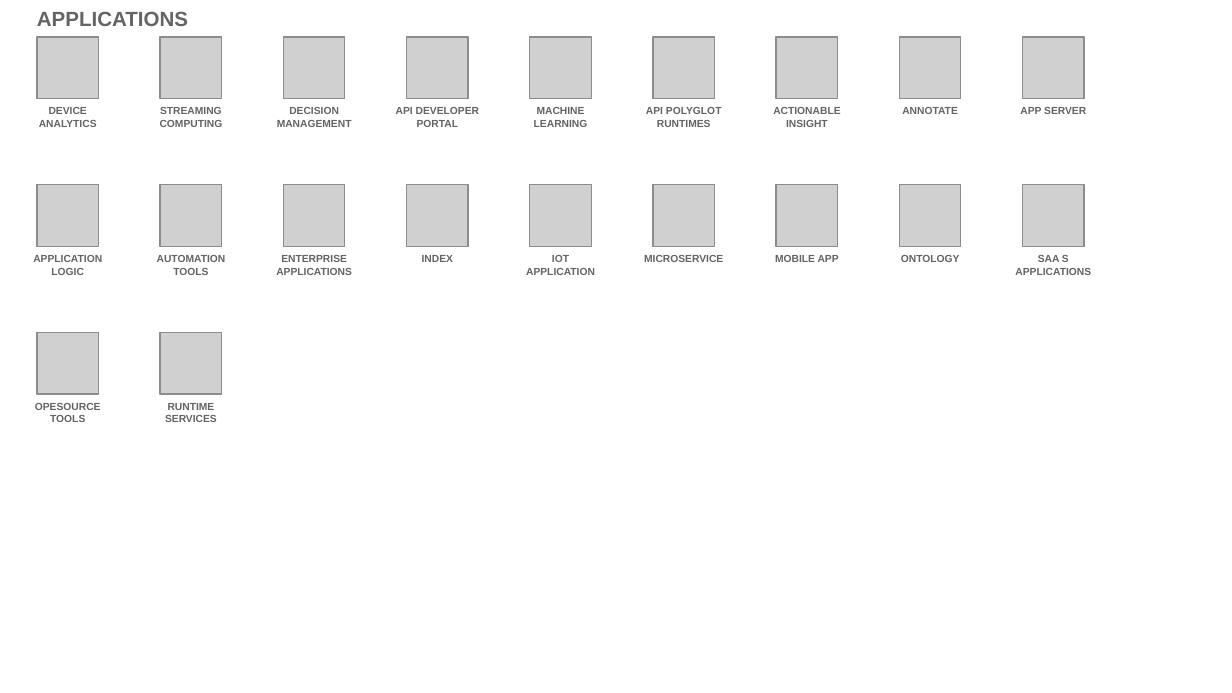
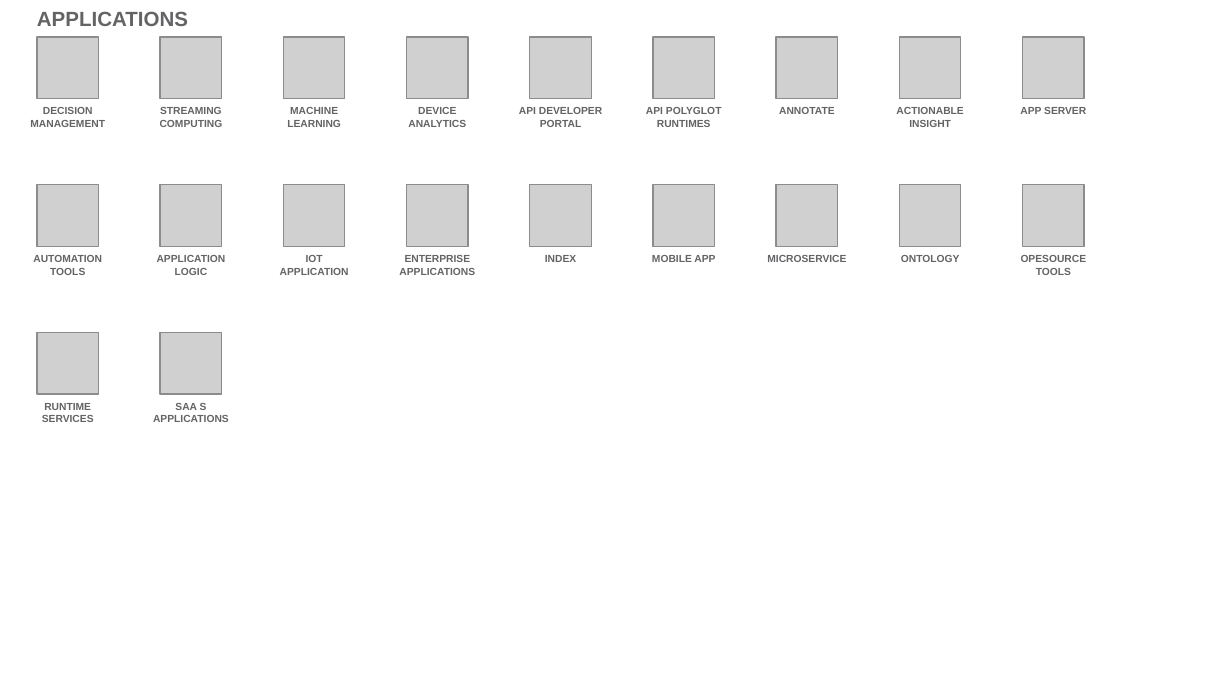
Before and after one commit to l2fprod/myarchitecture, a slide deck: slide 14 of mycatalog-architecture-diagram-template.pptx. Drawn at 1232x693 pixels with LibreOffice and Linux fonts; fonts in the diff are those of the drawing; grey boxes stand for pictures. Boxes give left, top, right and bottom in pixels: in the first picture for what was removed or moved away, otherwise in the second. Text is boxed around its words. In the diff, an @@ line names an element or a change of style, - is before the commit and + after.

```diff
--- a/mycatalog-architecture-diagram-template.pptx
+++ b/mycatalog-architecture-diagram-template.pptx
@@ text at (30,107,105,127): text changed @@
-DEVICE ANALYTICS
+DECISION MANAGEMENT
@@ text at (287,107,341,127): text changed @@
-DECISION MANAGEMENT
+MACHINE LEARNING
@@ text added at (408,107,466,127), 6 pt, text #646365, bold @@
+DEVICE ANALYTICS
@@ text removed at (534,107,588,127) @@
-MACHINE LEARNING
@@ 4 texts: place and size @@
-4 texts at (157,107,958,422)
+4 texts at (33,107,835,422)
@@ text "IOT APPLICATION": place and size @@
-text "IOT APPLICATION" at (526,255,595,275)
+text "IOT APPLICATION" at (280,255,349,275)
@@ 6 texts: place and size @@
-6 texts at (33,107,840,275)
+6 texts at (157,107,963,275)
@@ text at (1021,255,1087,275): text changed @@
-SAA S APPLICATIONS
+OPESOURCE TOOLS
@@ text removed at (35,403,101,422) @@
-OPESOURCE TOOLS
@@ text added at (153,403,229,422), 6 pt, text #646365, bold @@
+SAA S APPLICATIONS
```
Also in this commit, not shown: 13 other slides changed, 1 slide added, 1 slide removed.
